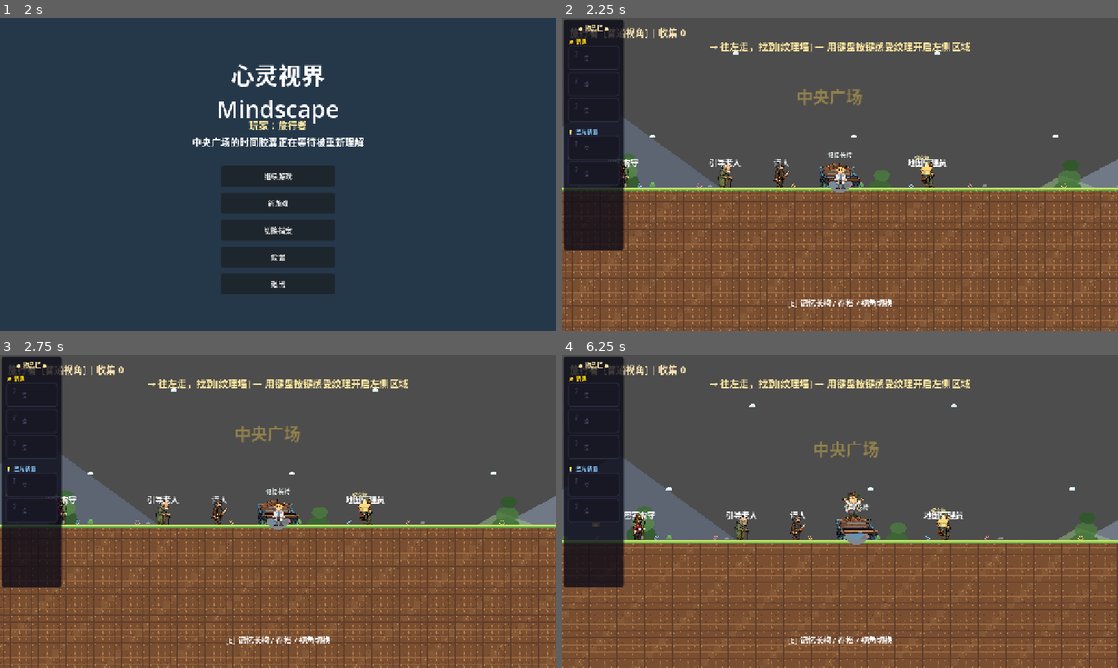
Above: before the commit, frames 1-4 (two rows, left to right).
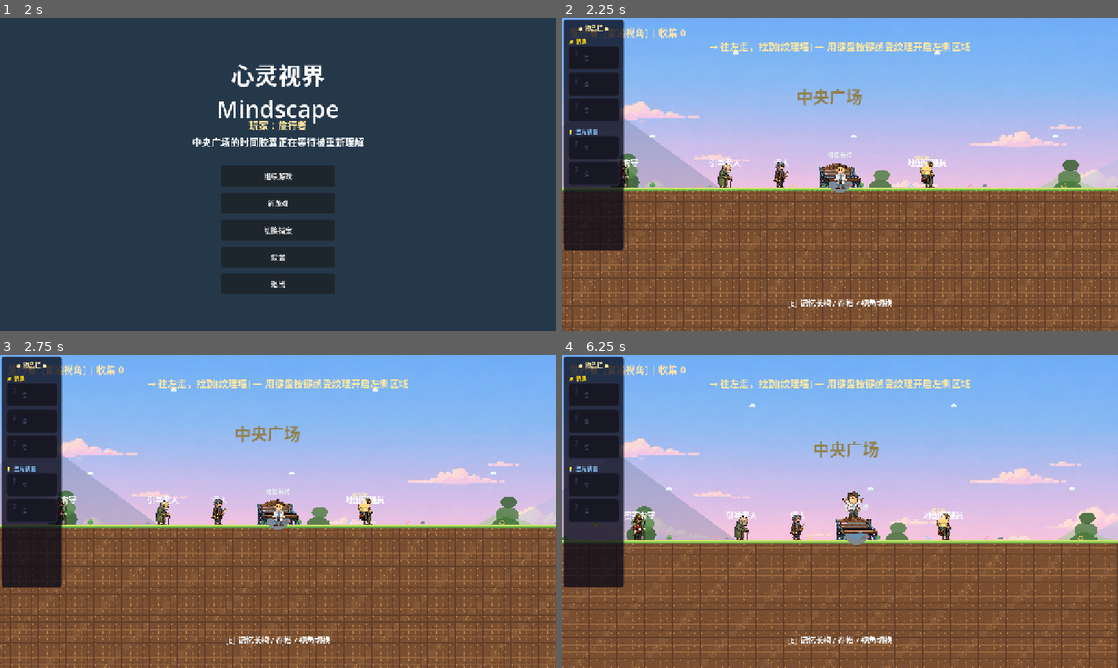
Above: after the commit, the same moments.

Repository: xiaoxianhe25131617d-sys/New-Game_Creat-by-Xiaoxian
Game: Godot game, scene res://scenes/Main.tscn
Two runs of this game, one before a commit and one after it. Both use one fixed random seed, a clock stepped at 60 frames per second and the inputs below.
Inputs (mouse positions are in pixels of both pictures, inside the frame that each line leads up to):
- Up to frame 1 (2 s): click (278, 187) at 0.52 s; type "12" at 0.6 s; click "登录当前档案" at 1.25 s
- Up to frame 2 (2.25 s): click "继续游戏" at 2 s
- Up to frame 3 (2.75 s): no input
- Up to frame 4 (6.25 s): tap Enter at 2.75 s; move the mouse to (962, 495) at 2.77 s; hold D 2.78-3.5 s; hold E (advance_dialogue) 2.78-3.5 s; click (962, 495) at 2.92 s; tap Space (jump) at 3.02, 6.02 s; drag from (728, 527) to (906, 511) at 3.52 s; move the mouse to (895, 442) at 4.27 s; hold A 4.28-5 s; hold R (quick_depression) 4.28-5 s; click (895, 442) at 4.42 s; drag from (812, 574) to (962, 511) at 5.02 s; move the mouse to (1006, 558) at 5.77 s; hold D from 5.78 s (still down); hold Tab (view_wheel) from 5.78 s (still down); click (1006, 558) at 5.92 s

Frame 1 is identical in both runs. In frame 2, 47% of the frame differs, in the area x 0-100%, y 0-55%; in frame 3, 47%; in frame 4, 52%, in the area x 0-100%, y 0-60%.

Commit message:
fix: render sky background and close ground seams

Diff:
--- a/scripts/world.gd
+++ b/scripts/world.gd
@@ -13,6 +13,7 @@
 var world_shift: Vector2 = Vector2.ZERO
 
 var bg_canvas: CanvasLayer
+var sky_background: TextureRect
 var view_tint_canvas: CanvasLayer
 var palette_overlay: ColorRect
 var blind_black: ColorRect
@@ -63,6 +64,7 @@
 # 预加载 TileSet 资源（确保 iOS 导出时正确打包）
 const TILESET_MAIN := preload("res://map/tileset.tres")
 const TILESET_DROP := preload("res://map/tileset_drop.tres")
+const SKY_TEXTURE := preload("res://assets/sky_user.png")
 const MEMORY_BENCH_TEXTURE_PATH := "res://assets/environment/generated/memory_bench.png"
 
 const T_GRASS_TL := Vector2i(4, 0)
@@ -94,11 +96,11 @@
 # 平台
 const PLATFORMS: Array = [
 	{"x0": 0,   "x1": 262, "row": GROUND_ROW, "tag": "floor_left"},
-	{"x0": 264, "x1": 327, "row": GROUND_ROW, "tag": "floor_mid1"},
+	{"x0": 263, "x1": 327, "row": GROUND_ROW, "tag": "floor_mid1"},
 	{"x0": 328, "x1": 395, "row": GROUND_ROW, "tag": "floor_dam"},
-	{"x0": 397, "x1": 450, "row": GROUND_ROW, "tag": "floor_station"},
-	{"x0": 452, "x1": 520, "row": GROUND_ROW, "tag": "floor_park"},
-	{"x0": 522, "x1": 700, "row": GROUND_ROW, "tag": "floor_obs"},
+	{"x0": 396, "x1": 450, "row": GROUND_ROW, "tag": "floor_station"},
+	{"x0": 451, "x1": 520, "row": GROUND_ROW, "tag": "floor_park"},
+	{"x0": 521, "x1": WORLD_TILE_W - 1, "row": GROUND_ROW, "tag": "floor_obs"},
 ]
 
 var _texture_wall_body: StaticBody2D
@@ -124,26 +126,24 @@
 #  BACKGROUND CANVAS + VIEW TINT
 # ══════════════════════════════════════════════════════════════
 func _make_background_canvas() -> void:
-	# 天空背景渐变
+	# 固定在视口后的像素天空背景。
 	bg_canvas = CanvasLayer.new()
 	bg_canvas.name = "BackgroundCanvas"
 	bg_canvas.layer = -100
-	bg_canvas.follow_viewport_enabled = true
+	bg_canvas.follow_viewport_enabled = false
 	add_child(bg_canvas)
 
-	var sky_grad := GradientTexture2D.new()
-	sky_grad.gradient = Gradient.new()
-	sky_grad.gradient.set_color(0, Color("#87ceeb"))
-	sky_grad.gradient.set_color(1, Color("#e8f4f8"))
-	sky_grad.width = 2
-	sky_grad.height = 1080
-
-	var sky_rect := TextureRect.new()
-	sky_rect.name = "Sky"
-	sky_rect.set_anchors_preset(Control.PRESET_FULL_RECT)
-	sky_rect.texture = sky_grad
-	sky_rect.mouse_filter = Control.MOUSE_FILTER_IGNORE
-	bg_canvas.add_child(sky_rect)
+	sky_background = TextureRect.new()
+	sky_background.name = "Sky"
+	sky_background.position = Vector2.ZERO
+	sky_background.texture = SKY_TEXTURE
+	sky_background.expand_mode = TextureRect.EXPAND_IGNORE_SIZE
+	sky_background.stretch_mode = TextureRect.STRETCH_KEEP_ASPECT_COVERED
+	sky_background.texture_filter = CanvasItem.TEXTURE_FILTER_NEAREST
+	sky_background.mouse_filter = Control.MOUSE_FILTER_IGNORE
+	bg_canvas.add_child(sky_background)
+	_resize_sky_background()
+	get_viewport().size_changed.connect(_resize_sky_background)
 
 	# View tint (layer 500)
 	view_tint_canvas = CanvasLayer.new()
@@ -204,6 +204,10 @@
 	monster_canvas.layer = 9000
 	monster_canvas.follow_viewport_enabled = true
 	add_child(monster_canvas)
+
+func _resize_sky_background() -> void:
+	if is_instance_valid(sky_background):
+		sky_background.size = get_viewport_rect().size
 
 func _make_depression_spikes() -> void:
 	_spike_canvas = CanvasLayer.new()
--- a/tests/test_world_art_cleanup.gd
+++ b/tests/test_world_art_cleanup.gd
@@ -3,6 +3,8 @@
 var failures: Array[String] = []
 
 func _ready() -> void:
+	_test_world_uses_sky_texture()
+	_test_platforms_have_no_ground_seams()
 	_test_wall_has_one_textured_visual()
 	_test_room_has_textured_exterior()
 	_test_memory_anchors_use_benches()
@@ -15,6 +17,34 @@
 	for failure in failures:
 		push_error(failure)
 	get_tree().quit(1)
+
+func _test_world_uses_sky_texture() -> void:
+	var world := MindscapeWorld.new()
+	add_child(world)
+	world._make_background_canvas()
+	var sky := world.bg_canvas.get_node_or_null("Sky") as TextureRect
+	if sky == null or sky.texture == null:
+		failures.append("World background must have a sky texture")
+	elif sky.texture.resource_path != "res://assets/sky_user.png":
+		failures.append("World background must use sky_user.png")
+	elif sky.stretch_mode != TextureRect.STRETCH_KEEP_ASPECT_COVERED:
+		failures.append("Sky texture must preserve its aspect ratio while covering the viewport")
+	elif sky.size.x <= 0.0 or sky.size.y <= 0.0:
+		failures.append("Sky texture must be sized to the viewport")
+	if world.bg_canvas.follow_viewport_enabled:
+		failures.append("Sky background canvas must remain fixed to the screen")
+	world.free()
+
+func _test_platforms_have_no_ground_seams() -> void:
+	var covered_columns: Dictionary = {}
+	for platform in MindscapeWorld.PLATFORMS:
+		for x in range(platform["x0"], platform["x1"] + 1):
+			if covered_columns.has(x):
+				failures.append("Ground column %d is painted by multiple platforms" % x)
+			covered_columns[x] = true
+	for x in range(MindscapeWorld.WORLD_TILE_W):
+		if not covered_columns.has(x):
+			failures.append("Ground seam remains at tile column %d" % x)
 
 func _test_wall_has_one_textured_visual() -> void:
 	var wall := PuzzleTextureWall.new()
